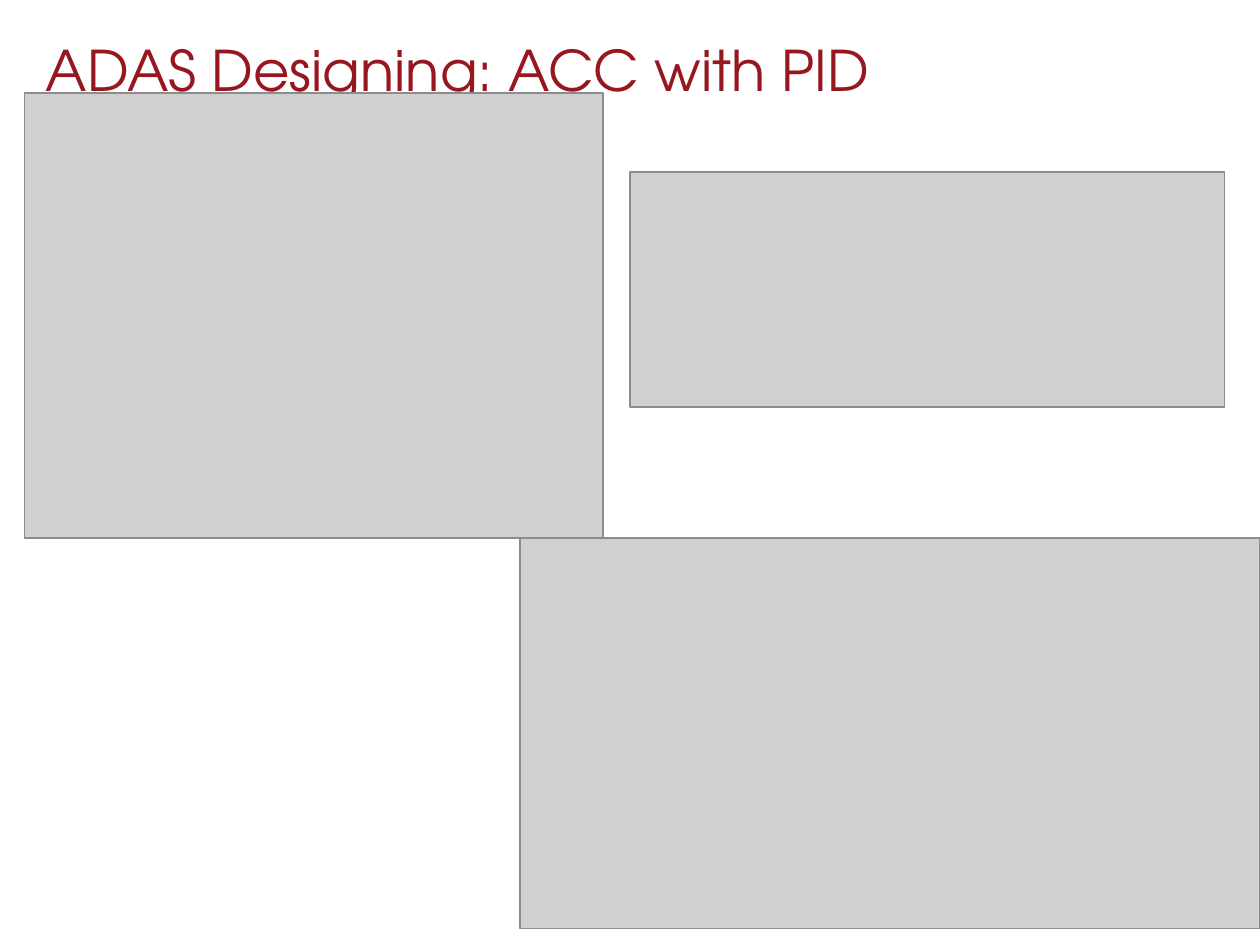
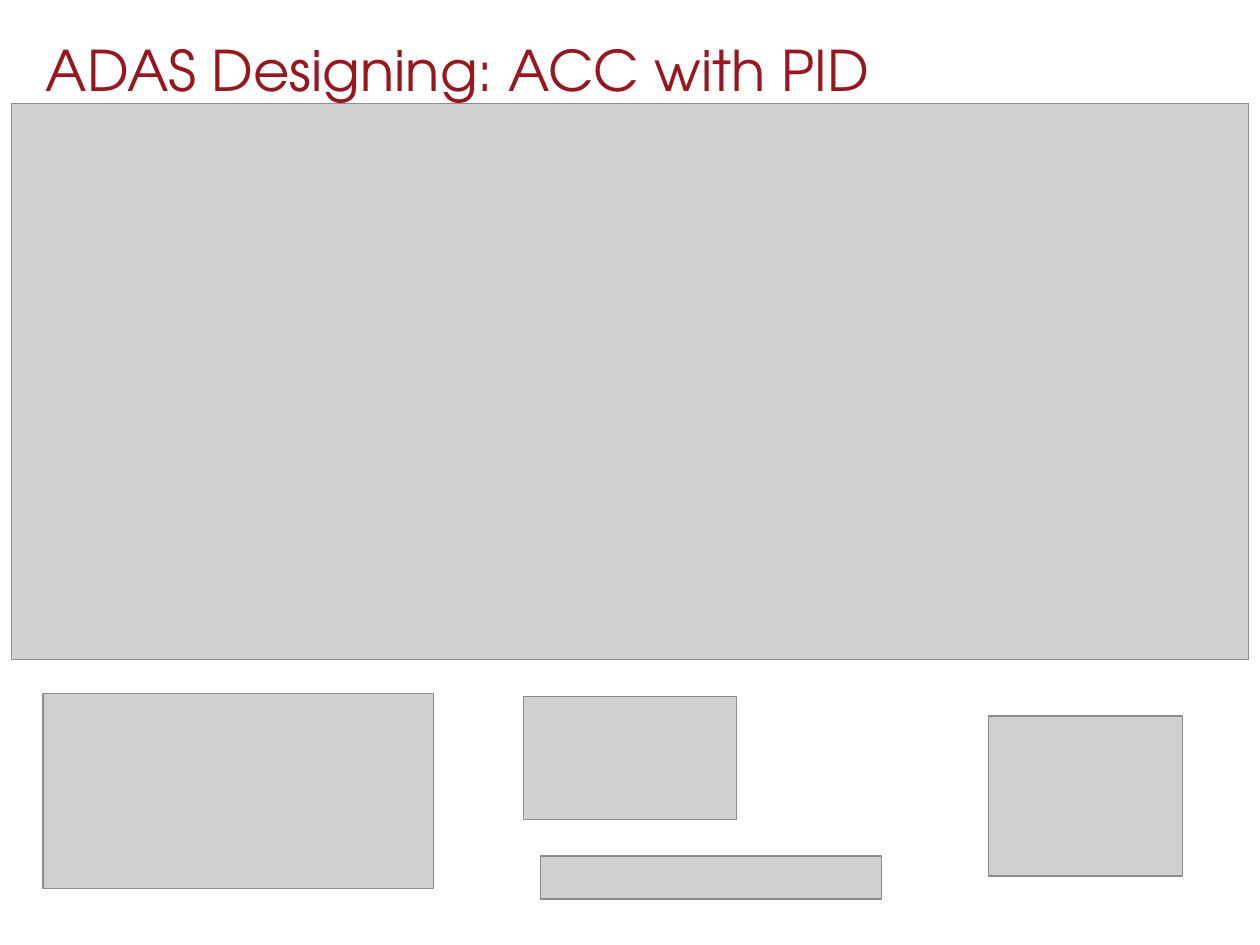
Before and after one commit to Arciro/CSAGV-project, a slide deck: slide 10 of Presentation.pptx. Drawn at 1260x945 pixels with LibreOffice and Linux fonts; fonts in the diff are those of the drawing; grey boxes stand for pictures. Boxes give left, top, right and bottom in pixels: in the first picture for what was removed or moved away, otherwise in the second. Text is boxed around its words. In the diff, an @@ line names an element or a change of style, - is before the commit and + after.

```diff
--- a/Presentation.pptx
+++ b/Presentation.pptx
@@ picture added at <box>11,103,1249,660</box> @@
@@ picture removed at <box>24,93,602,538</box> @@
@@ picture removed at <box>520,538,1260,929</box> @@
@@ picture: place and size @@
-picture at <box>630,173,1225,407</box>
+picture at <box>43,693,433,888</box>
@@ picture added at <box>523,697,736,820</box> @@
@@ picture added at <box>988,716,1182,876</box> @@
@@ picture added at <box>541,856,882,898</box> @@
```
Also in this commit, not shown: 2 slides added, 1 slide removed, 6 other files.
